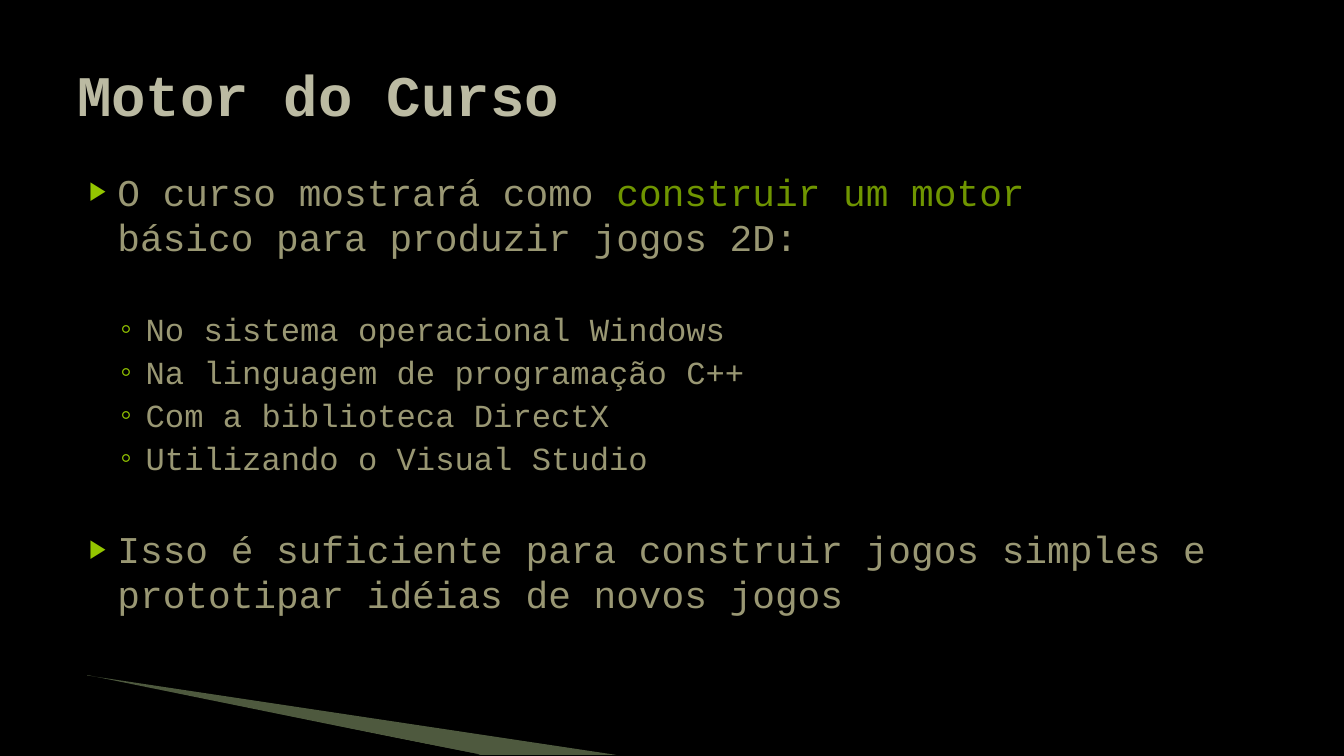
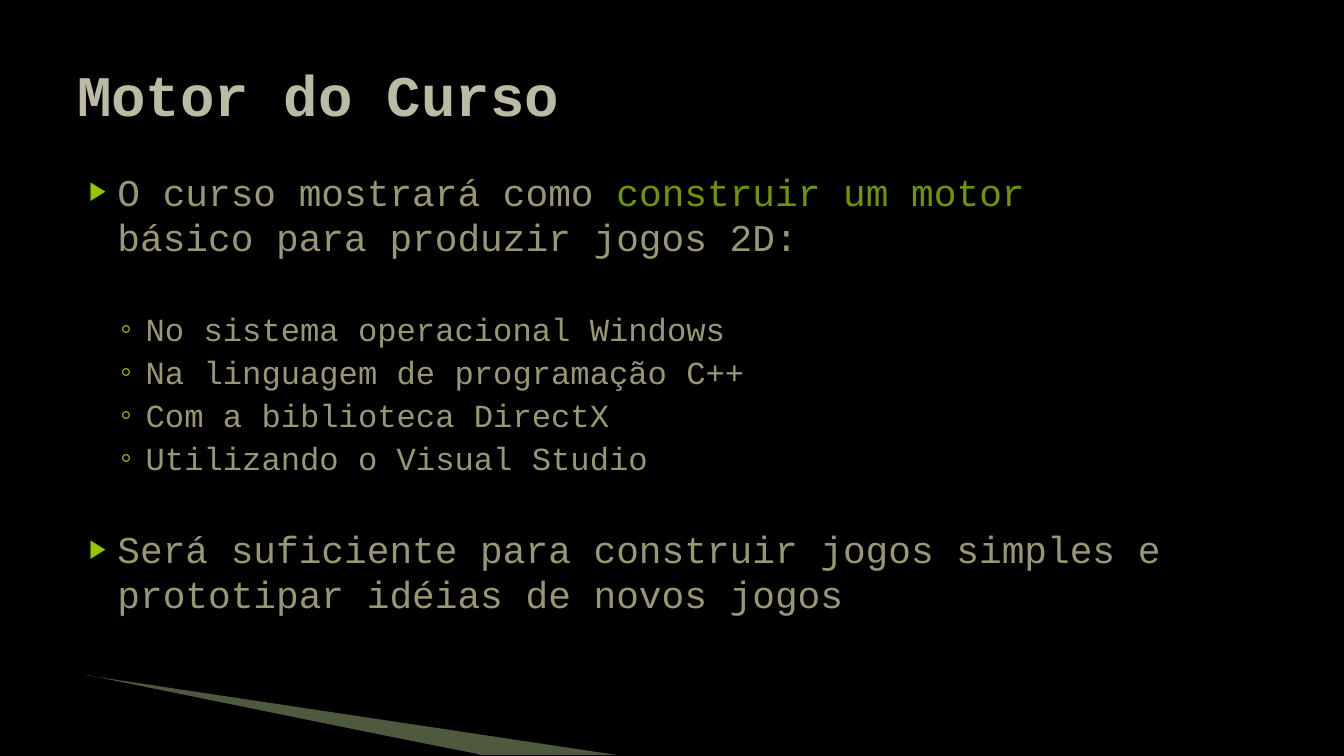
Before and after one commit to JudsonSS/Jogos, a slide deck: slide 32 of Slides/00. Introdução.pptx. Drawn at 1344x756 pixels with LibreOffice and Linux fonts; fonts in the diff are those of the drawing; background and template pictures are left out. Boxes give left, top, right and bottom in pixels: in the first picture for what was removed or moved away, otherwise in the second. Text is boxed around its words. In the diff, an @@ line names an element or a change of style, - is before the commit and + after.

```diff
--- a/Slides/00. Introdução.pptx
+++ b/Slides/00. Introdução.pptx
@@ text at [117,536,1161,616]: text changed @@
-▶ Isso é suficiente para construir jogos simples e prototipar idéias de novos jogos
+▶ Será suficiente para construir jogos simples e prototipar idéias de novos jogos
```
Also in this commit, not shown: 7 other slides changed.
